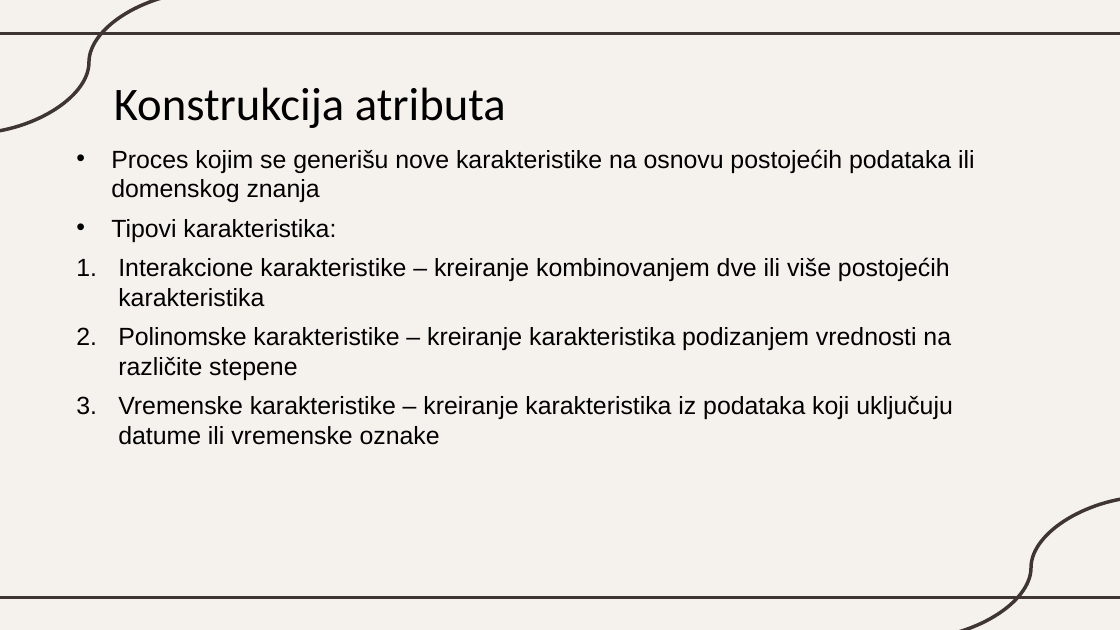
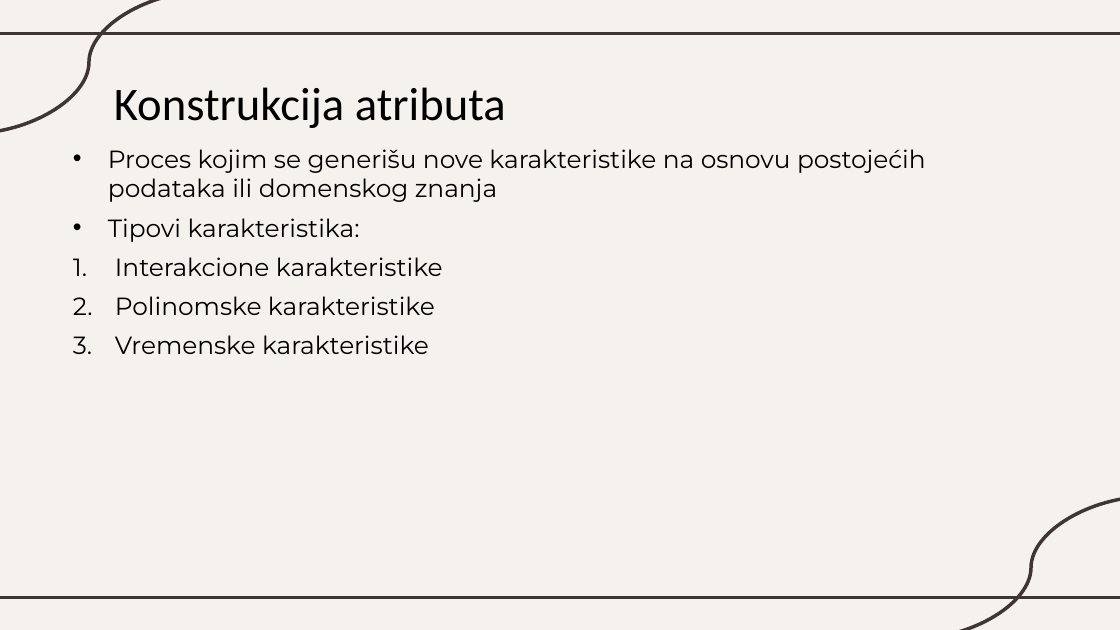
Before and after one commit to katarinaast/Data-transformation-in-machine-learning, a slide deck: slide 33 of Transformacija podataka.pptx. Drawn at 1120x630 pixels with LibreOffice and Linux fonts; fonts in the diff are those of the drawing. Boxes give left, top, right and bottom in pixels: in the first picture for what was removed or moved away, otherwise in the second. Text is boxed around its words. In the diff, an @@ line names an element or a change of style, - is before the commit and + after.

```diff
--- a/Transformacija podataka.pptx
+++ b/Transformacija podataka.pptx
@@ text at bbox=[108, 149, 926, 242]: font Arial to Montserrat in "Proces kojim se generišu nove karakteristike na ...", "Tipovi karakteristika:" @@
@@ text at bbox=[115, 257, 443, 354]: text changed; font Arial to Montserrat @@
-1. Interakcione karakteristike – kreiranje kombinovanjem dve ili više postojećih karakteristika
-2. Polinomske karakteristike – kreiranje karakteristika podizanjem vrednosti na različite stepene
-3. Vremenske karakteristike – kreiranje karakteristika iz podataka koji uključuju datume ili vremenske oznake
+1. Interakcione karakteristike
+2. Polinomske karakteristike
+3. Vremenske karakteristike
```
Also in this commit, not shown: 30 other slides changed.
